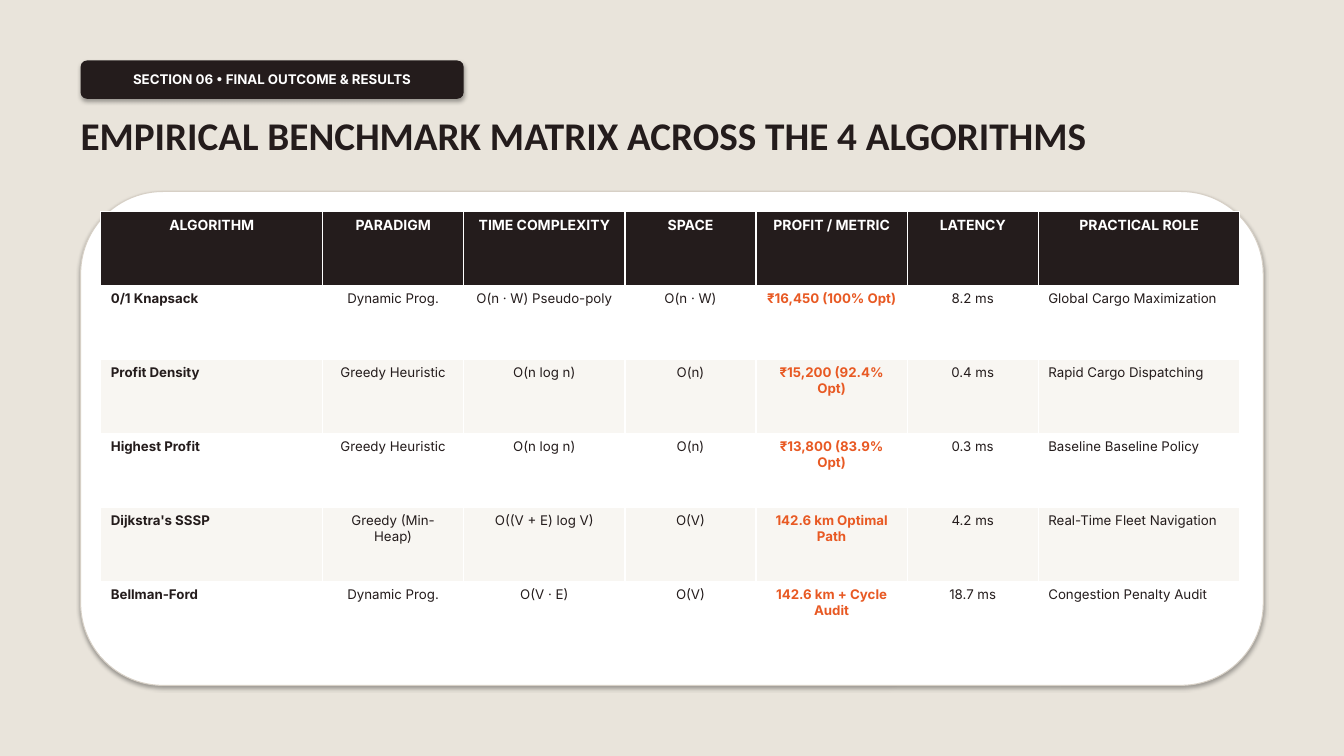
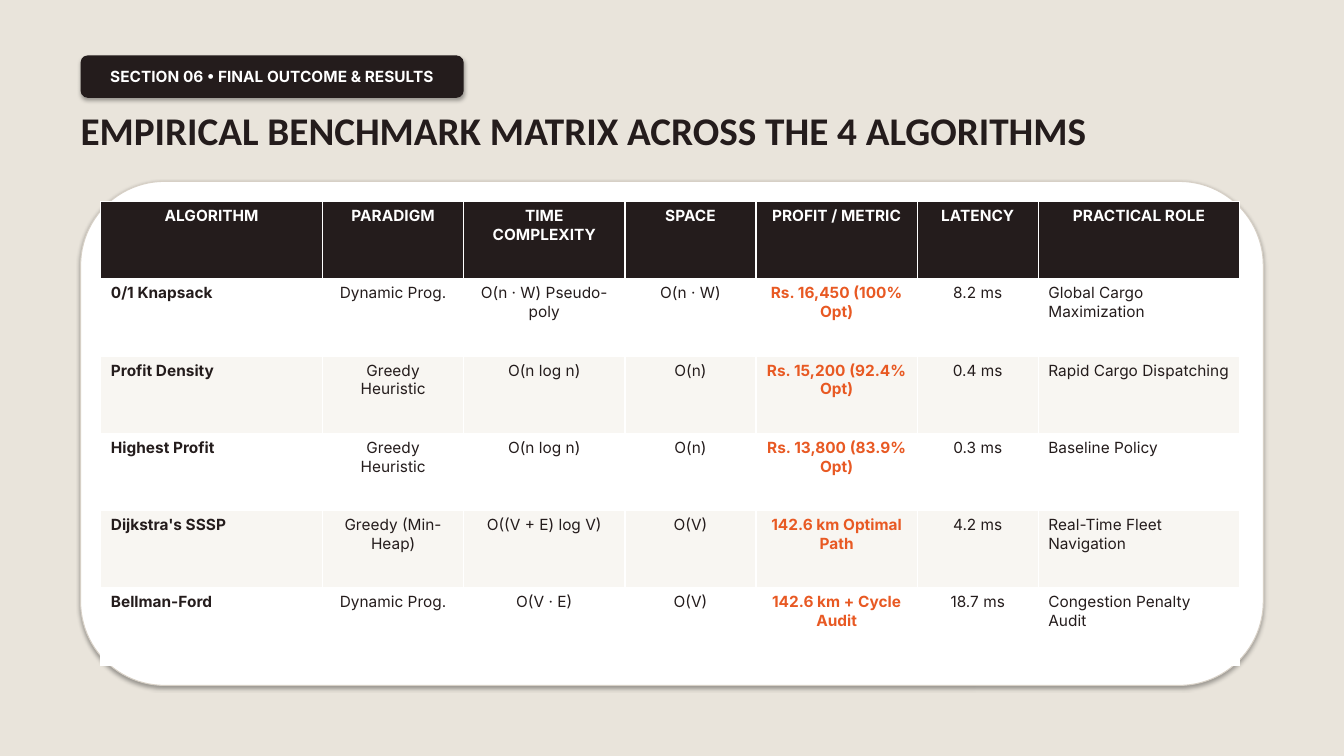
Before and after one commit to Himanshu-Git-101/DAA_PBL, a slide deck: slide 14 of SmartRoute_Presentation.pptx. Drawn at 1344x756 pixels with LibreOffice and Linux fonts; fonts in the diff are those of the drawing. Boxes give left, top, right and bottom in pixels: in the first picture for what was removed or moved away, otherwise in the second. Text is boxed around its words. In the diff, an @@ line names an element or a change of style, - is before the commit and + after.

```diff
--- a/SmartRoute_Presentation.pptx
+++ b/SmartRoute_Presentation.pptx
@@ rounded rectangle "SECTION 06 • FINAL OUTCOME ...": place and size @@
-rounded rectangle "SECTION 06 • FINAL OUTCOME ..." at bbox=[81, 60, 464, 99]
+rounded rectangle "SECTION 06 • FINAL OUTCOME ..." at bbox=[81, 55, 464, 98]
@@ rounded rectangle "SECTION 06 • FINAL OUTCOME ..." at bbox=[81, 55, 464, 98]: size 9.5 to 11 pt @@
@@ text "EMPIRICAL BENCHMARK MATRIX ACROSS THE ...": place and size @@
-text "EMPIRICAL BENCHMARK MATRIX ACROSS THE ..." at bbox=[81, 124, 1086, 151]
+text "EMPIRICAL BENCHMARK MATRIX ACROSS THE ..." at bbox=[81, 119, 1086, 146]
@@ rounded rectangle: place and size @@
-rounded rectangle at bbox=[81, 192, 1263, 686]
+rounded rectangle at bbox=[81, 181, 1263, 686]
@@ table at bbox=[101, 202, 1240, 665] @@
-row 2, column 5: ₹16,450 (100% Opt)
+row 2, column 5: Rs. 16,450 (100% Opt)
-row 3, column 5: ₹15,200 (92.4% Opt)
+row 3, column 5: Rs. 15,200 (92.4% Opt)
-row 4, column 5: ₹13,800 (83.9% Opt)
+row 4, column 5: Rs. 13,800 (83.9% Opt)
-row 4, column 7: Baseline Baseline Policy
+row 4, column 7: Baseline Policy
@@ size 10 to 11 pt in "ALGORITHM", "PARADIGM", "TIME COMPLEXITY", "SPACE" and 3 more places @@
@@ size 9.5 to 11 pt in "0/1 Knapsack", "Dynamic Prog.", "O(n · W) Pseudo-poly", "O(n · W)" and 27 more places @@
@@ table: place and size @@
-table at bbox=[101, 212, 1240, 655]
+table at bbox=[101, 202, 1240, 665]
```
Also in this commit, not shown: 12 other slides changed, 4 slides added, 4 slides removed, 16 other files.
